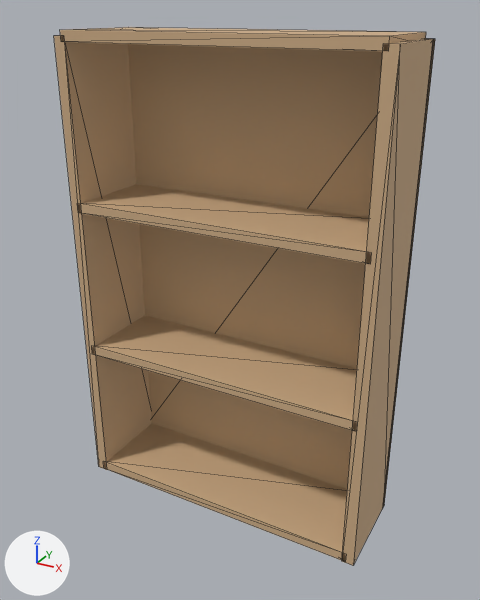
One commit to the glTF model storage/picture/mocan-53.glb: the scene before it, then after it.
Both versions are drawn from a camera (50 mm lens) standing at (0.754, -1.346, 1.258) and looking at (0.02, -0.012, 0.59). The lights are fixed; the arrows at lower left show +X, +Y and +Z. The older version comes first. Mesh edges are drawn as thin lines. Vertices at exactly the same position are counted once.

In view in the first picture: 'furniture'.
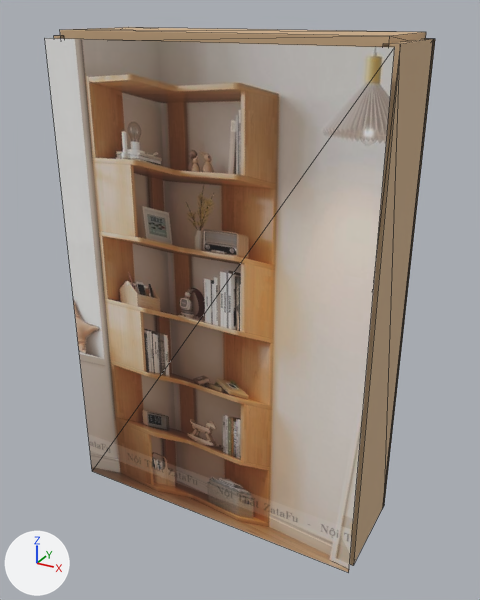
Patch to the scene script:
```diff
--- a/storage/picture/mocan-53.glb.py
+++ b/storage/picture/mocan-53.glb.py
@@ img_image_0 @@
+img_image_0 = load_image('Image_0', '_unpacked/Image_0', 800, 800, 'sRGB')
@@ mat_photo @@
+mat_photo = principled_material('photo')
+mat_photo.texture = img_image_0
+mat_photo.roughness = 0.85
@@ me_mesh_0 @@
 # used by ob_furniture; location = (0.0, 0.0, 0.0)
 # verts and faces of me_mesh_0; kept vertices keep their numbers, new ones are numbered from 52
-me_mesh_0.from_pydata(...)  # 52 vertices, 84 faces; spans x -0.4..0.4, y -0.125..0.125, z 0.0..1.212
+me_mesh_0.from_pydata(...)  # 56 vertices, 86 faces; spans x -0.4..0.4, y -0.155..0.125, z 0.0..1.212
+# me_mesh_0 part 1
+verts[52] = (-0.4, -0.155, 0.004)  # pixel (92, 471)
+verts[53] = (0.4, -0.155, 0.004)  # pixel (348, 572)
+verts[54] = (0.4, -0.155, 1.196)  # pixel (394, 47)
+verts[55] = (-0.4, -0.155, 1.196)  # pixel (44, 38)
+faces += [(52, 53, 54), (52, 54, 55)]  # mat_photo (picture img_image_0)
 me_mesh_0.materials.append(mat_wood)
+me_mesh_0.materials.append(mat_photo)  # picture img_image_0
```

Location of each change, [x1, y1, x2, y2] in pixels of the pictures (480 x 600 px):
'furniture', reshaped
    before: [54, 27, 435, 565]
    after: [45, 27, 435, 573]
part 1 of me_mesh_0, added
    after: [45, 38, 395, 573]
